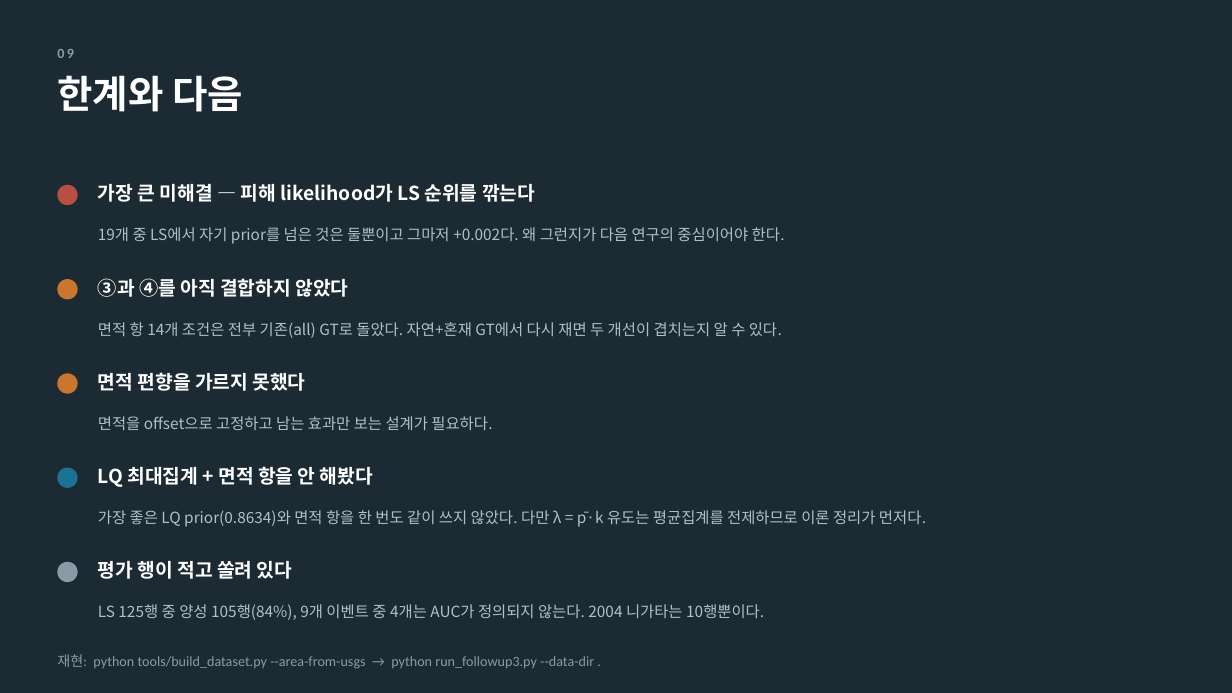
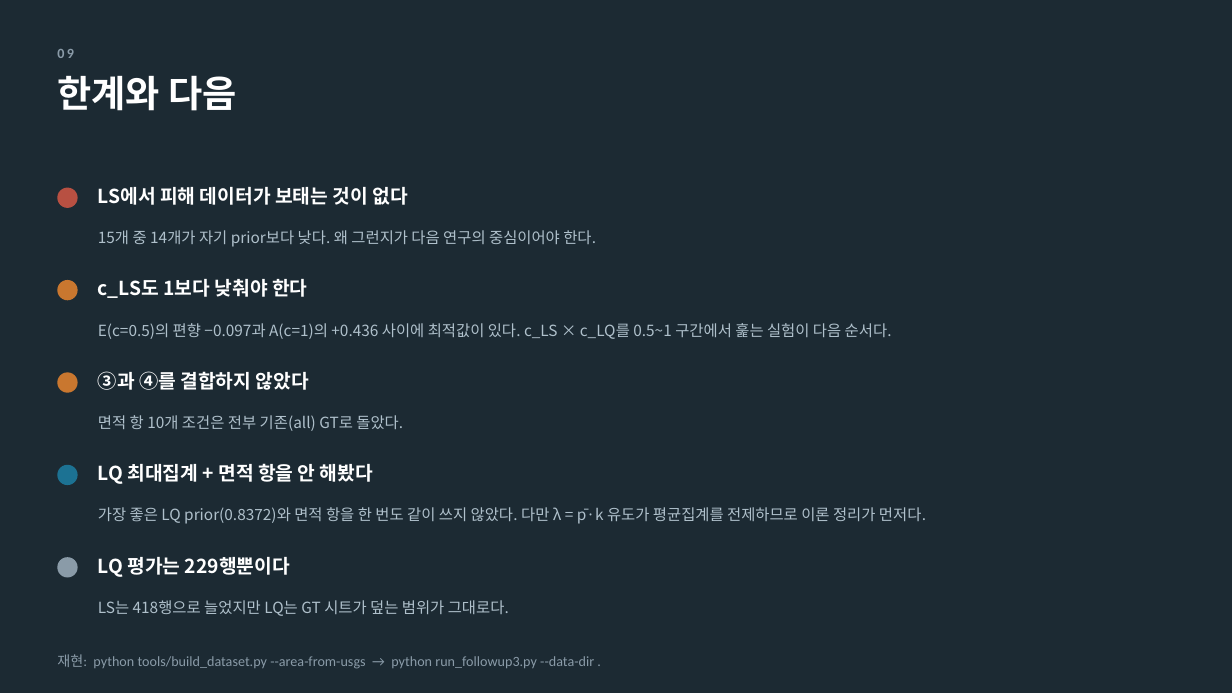
Before and after one commit to minji1217/pilotA, a slide deck: slide 11 of docs/후속실험3_발표.pptx (slide 14 before the commit). Drawn at 1232x693 pixels with LibreOffice and Linux fonts; fonts in the diff are those of the drawing. Boxes give left, top, right and bottom in pixels: in the first picture for what was removed or moved away, otherwise in the second. Text is boxed around its words. In the diff, an @@ line names an element or a change of style, - is before the commit and + after.

```diff
--- a/docs/후속실험3_발표.pptx
+++ b/docs/후속실험3_발표.pptx
@@ text "한계와 다음" at <box>57,75,236,111</box>: size 30 to 29 pt; line spacing 36pt to 35pt @@
@@ text at <box>98,187,407,205</box>: text changed @@
-가장 큰 미해결 — 피해 likelihood가 LS 순위를 깎는다
+LS에서 피해 데이터가 보태는 것이 없다
@@ text at <box>98,230,596,247</box>: text changed @@
-19개 중 LS에서 자기 prior를 넘은 것은 둘뿐이고 그마저 +0.002다. 왜 그런지가 다음 연구의 중심이어야 한다.
+15개 중 14개가 자기 prior보다 낮다. 왜 그런지가 다음 연구의 중심이어야 한다.
@@ text at <box>98,279,307,298</box>: text changed @@
-③과 ④를 아직 결합하지 않았다
+c_LS도 1보다 낮춰야 한다
@@ text at <box>98,323,892,339</box>: text changed @@
-면적 항 14개 조건은 전부 기존(all) GT로 돌았다. 자연+혼재 GT에서 다시 재면 두 개선이 겹치는지 알 수 있다.
+E(c=0.5)의 편향 −0.097과 A(c=1)의 +0.436 사이에 최적값이 있다. c_LS × c_LQ를 0.5~1 구간에서 훑는 실험이 다음 순서다.
@@ text at <box>98,371,309,390</box>: text changed @@
-면적 편향을 가르지 못했다
+③과 ④를 결합하지 않았다
@@ text at <box>98,415,403,431</box>: text changed @@
-면적을 offset으로 고정하고 남는 효과만 보는 설계가 필요하다.
+면적 항 10개 조건은 전부 기존(all) GT로 돌았다.
@@ text at <box>98,507,926,524</box>: text changed @@
-가장 좋은 LQ prior(0.8634)와 면적 항을 한 번도 같이 쓰지 않았다. 다만 λ = p̄·k 유도는 평균집계를 전제하므로 이론 정리가 먼저다.
+가장 좋은 LQ prior(0.8372)와 면적 항을 한 번도 같이 쓰지 않았다. 다만 λ = p̄·k 유도가 평균집계를 전제하므로 이론 정리가 먼저다.
@@ ellipse: place and size @@
-ellipse at <box>57,562,78,582</box>
+ellipse at <box>57,557,78,578</box>
@@ text at <box>98,557,290,577</box>: text changed @@
-평가 행이 적고 쏠려 있다
+LQ 평가는 229행뿐이다
@@ text at <box>98,600,509,616</box>: text changed @@
-LS 125행 중 양성 105행(84%), 9개 이벤트 중 4개는 AUC가 정의되지 않는다. 2004 니가타는 10행뿐이다.
+LS는 418행으로 늘었지만 LQ는 GT 시트가 덮는 범위가 그대로다.
```
Also in this commit, not shown: 6 other slides changed, 4 slides added, 7 slides removed, 1 other file.
